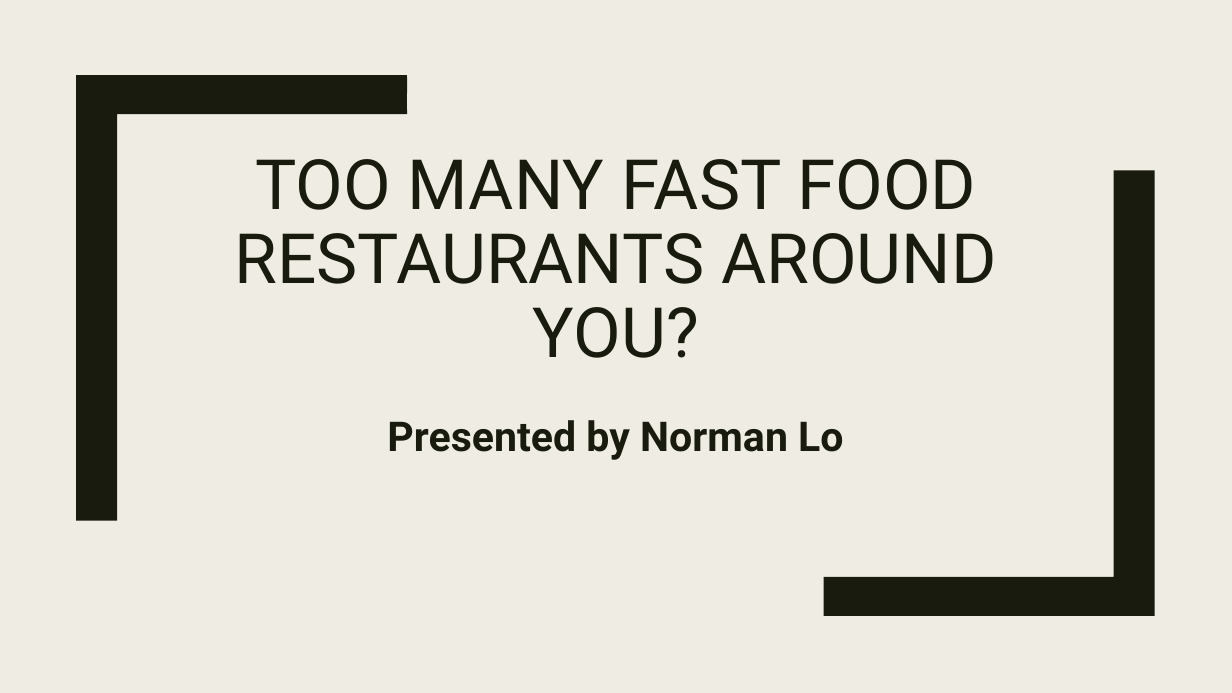
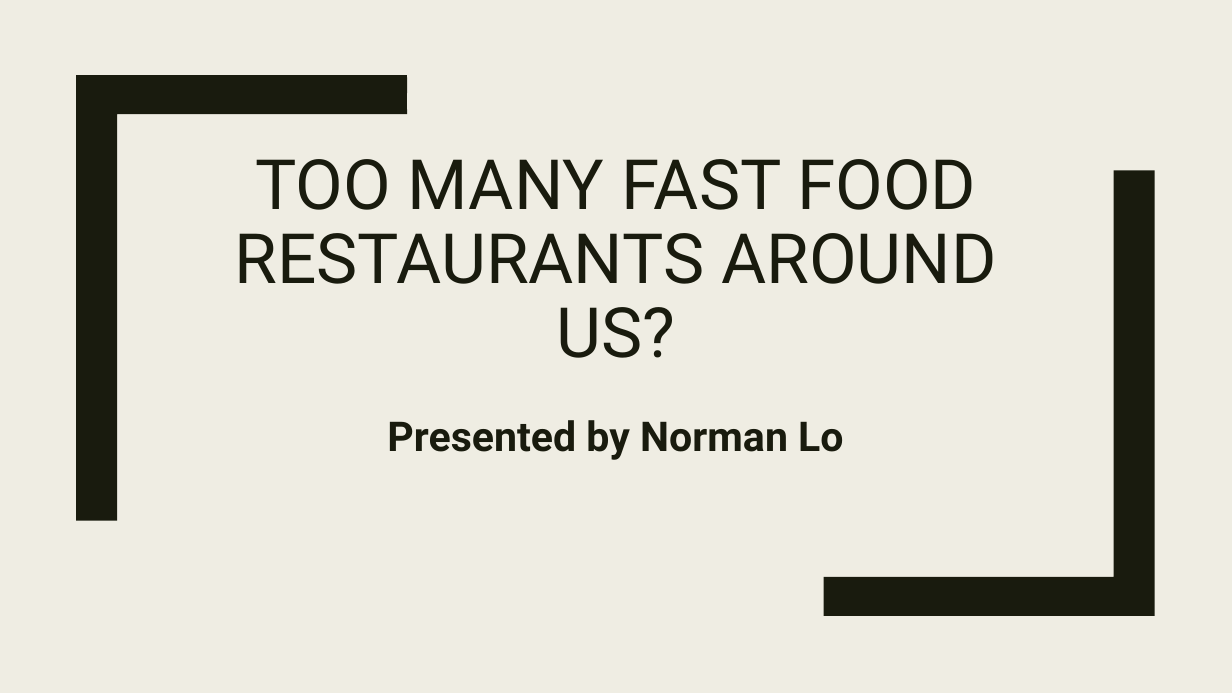
Before and after one commit to NormanLo4319/Food-Enviroment-Project, a slide deck: slide 1 of Project_Presentation.pptx. Drawn at 1232x693 pixels with LibreOffice and Linux fonts; fonts in the diff are those of the drawing. Boxes give left, top, right and bottom in pixels: in the first picture for what was removed or moved away, otherwise in the second. Text is boxed around its words. In the diff, an @@ line names an element or a change of style, - is before the commit and + after.

```diff
--- a/Project_Presentation.pptx
+++ b/Project_Presentation.pptx
@@ title at [235, 159, 997, 358]: text changed @@
-TOO MANY FAST FOOD RESTAURANTS AROUND YOU?
+TOO MANY FAST FOOD RESTAURANTS AROUND US?
```
Also in this commit, not shown: 11 other slides changed, 2 slides added, 2 other files.
